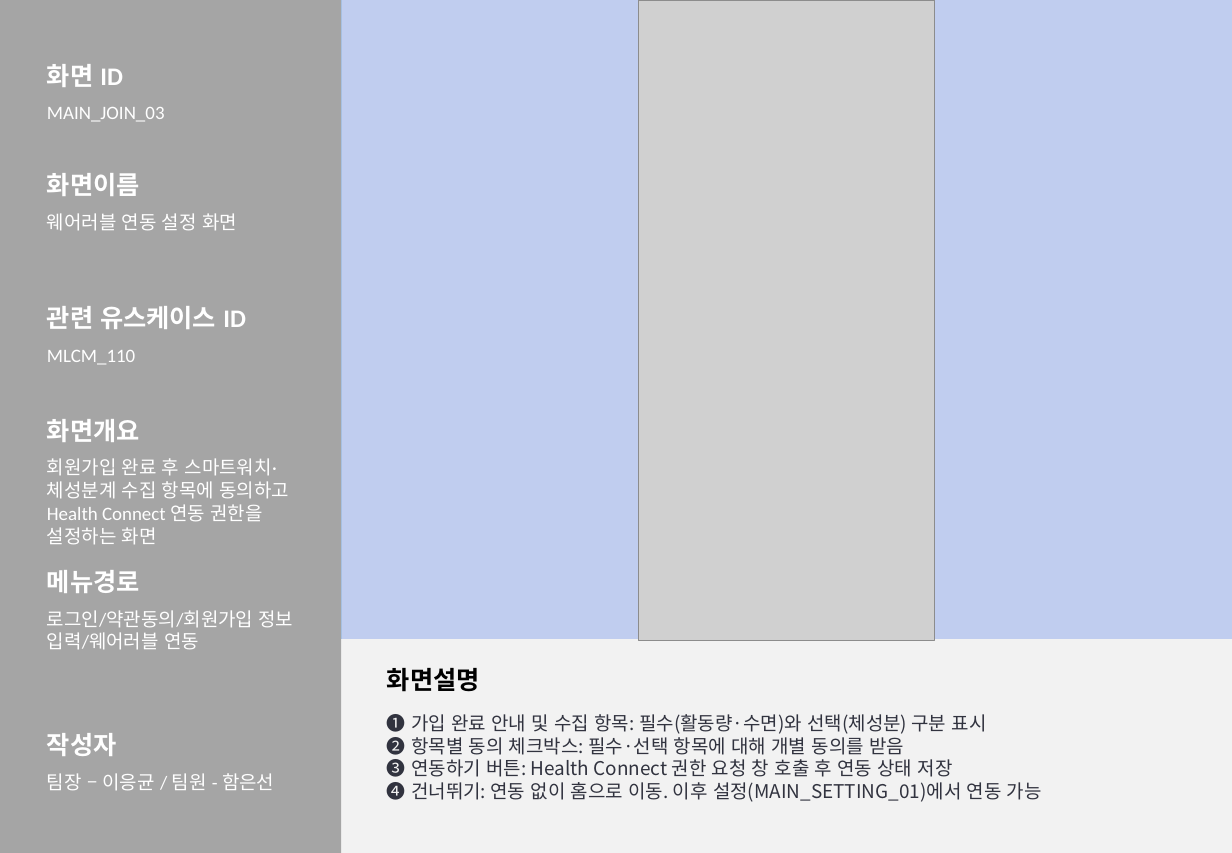
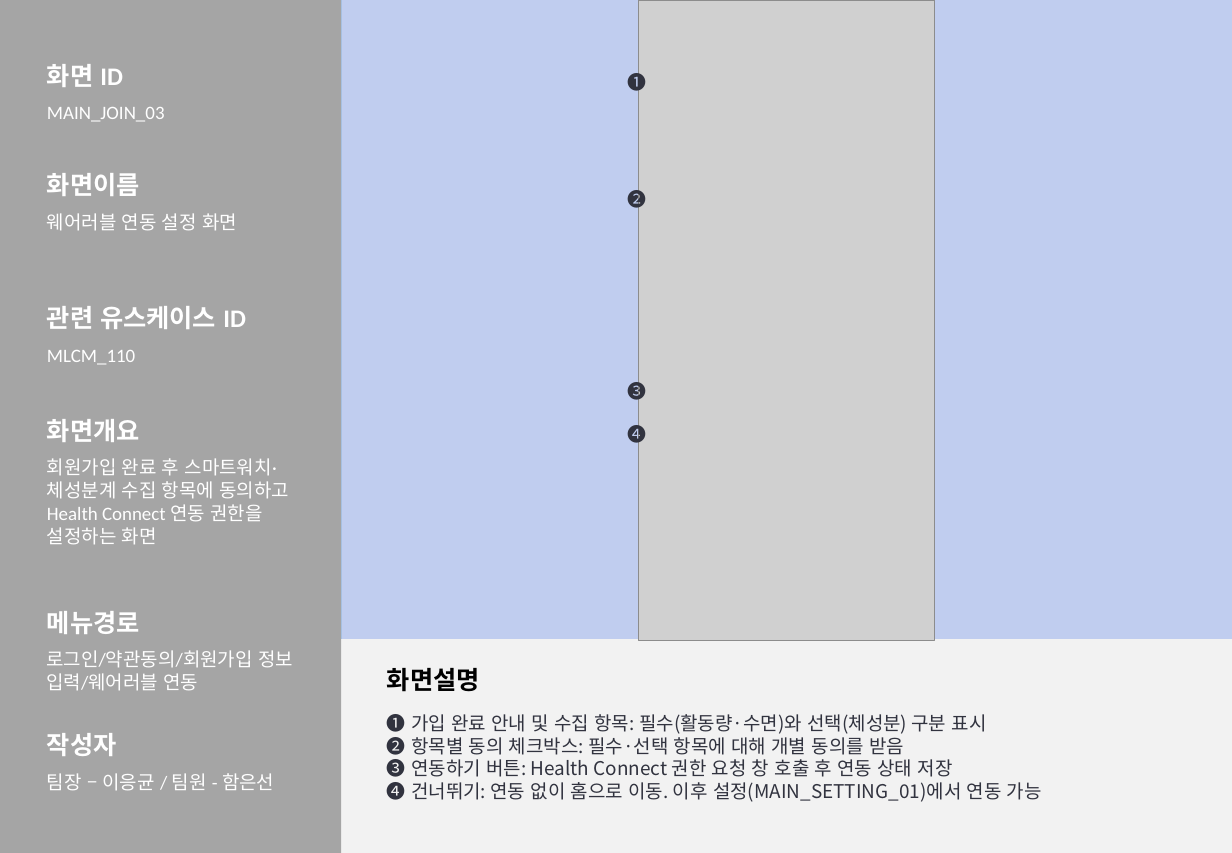
Before and after one commit to 2026-SMHRD-KDT-HealthCare-5/lisn, a slide deck: slide 11 of documents/화면설계서_귀기울임.pptx. Drawn at 1232x853 pixels with LibreOffice and Linux fonts; fonts in the diff are those of the drawing; grey boxes stand for pictures. Boxes give left, top, right and bottom in pixels: in the first picture for what was removed or moved away, otherwise in the second. Text is boxed around its words. In the diff, an @@ line names an element or a change of style, - is before the commit and + after.

```diff
--- a/documents/화면설계서_귀기울임.pptx
+++ b/documents/화면설계서_귀기울임.pptx
@@ text added at [628, 70, 647, 95], 12 pt, text #31333F @@
+❶
@@ text added at [628, 186, 647, 211], 12 pt, text #31333F @@
+❷
@@ text added at [628, 378, 647, 403], 12 pt, text #31333F @@
+❸
@@ text added at [628, 422, 647, 447], 12 pt, text #31333F @@
+❹
@@ text "메뉴경로": place and size @@
-text "메뉴경로" at [47, 570, 140, 593]
+text "메뉴경로" at [47, 611, 140, 634]
@@ text "로그인/약관동의/회원가입 정보 입력/웨어러블 연동": place and size @@
-text "로그인/약관동의/회원가입 정보 입력/웨어러블 연동" at [47, 610, 294, 650]
+text "로그인/약관동의/회원가입 정보 입력/웨어러블 연동" at [46, 650, 293, 691]
```
Also in this commit, not shown: 15 other slides changed, 3 other files.
